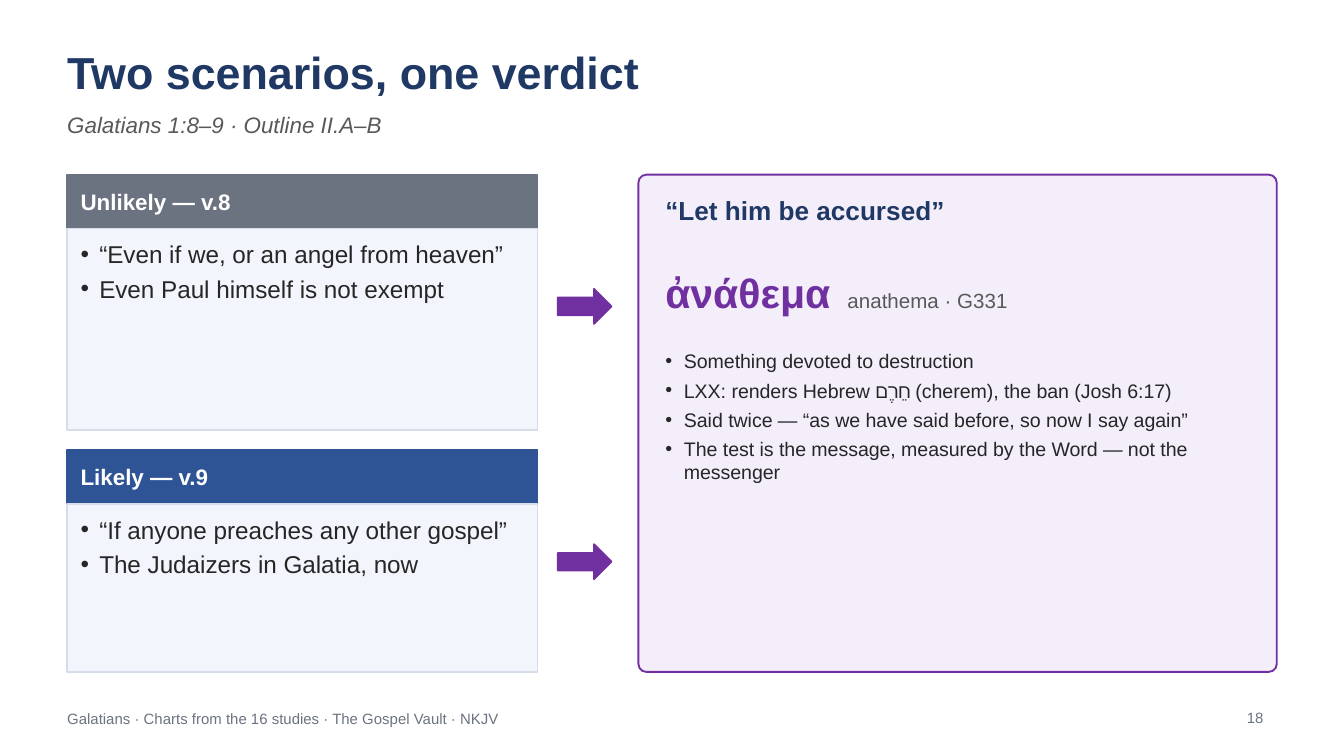
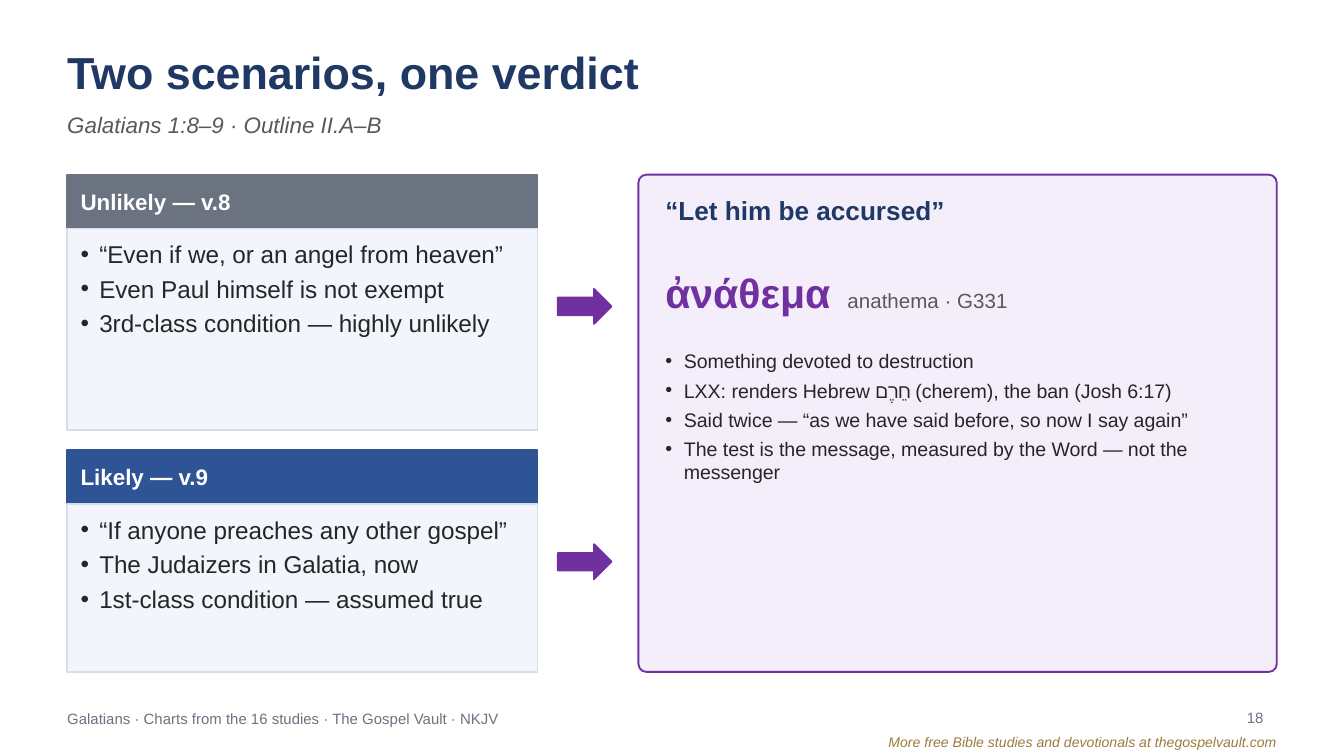
Before and after one commit to TheRooster07/TheGospelVault, a slide deck: slide 18 of bible-studies/galatians/charts/galatians-charts-full-series.pptx. Drawn at 1344x756 pixels with LibreOffice and Linux fonts; fonts in the diff are those of the drawing. Boxes give left, top, right and bottom in pixels: in the first picture for what was removed or moved away, otherwise in the second. Text is boxed around its words. In the diff, an @@ line names an element or a change of style, - is before the commit and + after.

```diff
--- a/bible-studies/galatians/charts/galatians-charts-full-series.pptx
+++ b/bible-studies/galatians/charts/galatians-charts-full-series.pptx
@@ text at bbox=[99, 314, 490, 337]: paragraph added @@
+• 3rd-class condition — highly unlikely
@@ text at bbox=[99, 590, 483, 609]: paragraph added @@
+• 1st-class condition — assumed true
@@ text added at bbox=[888, 737, 1276, 750], 7.5 pt, text #9C7A3C, italic @@
+More free Bible studies and devotionals at thegospelvault.com
```
Also in this commit, not shown: 118 other slides changed, 8 other files.
